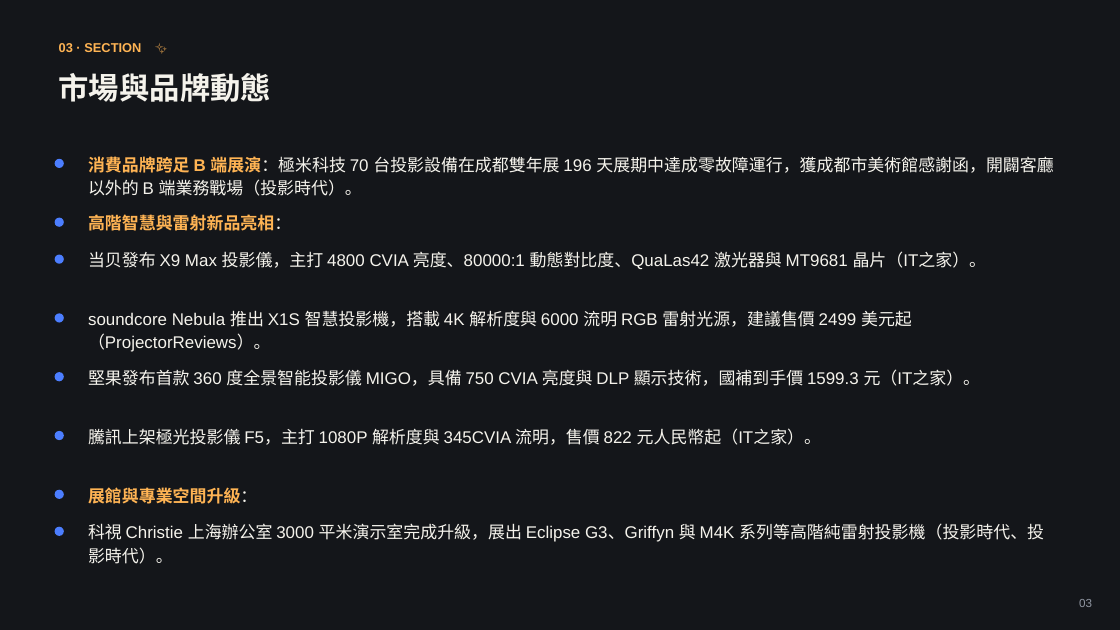
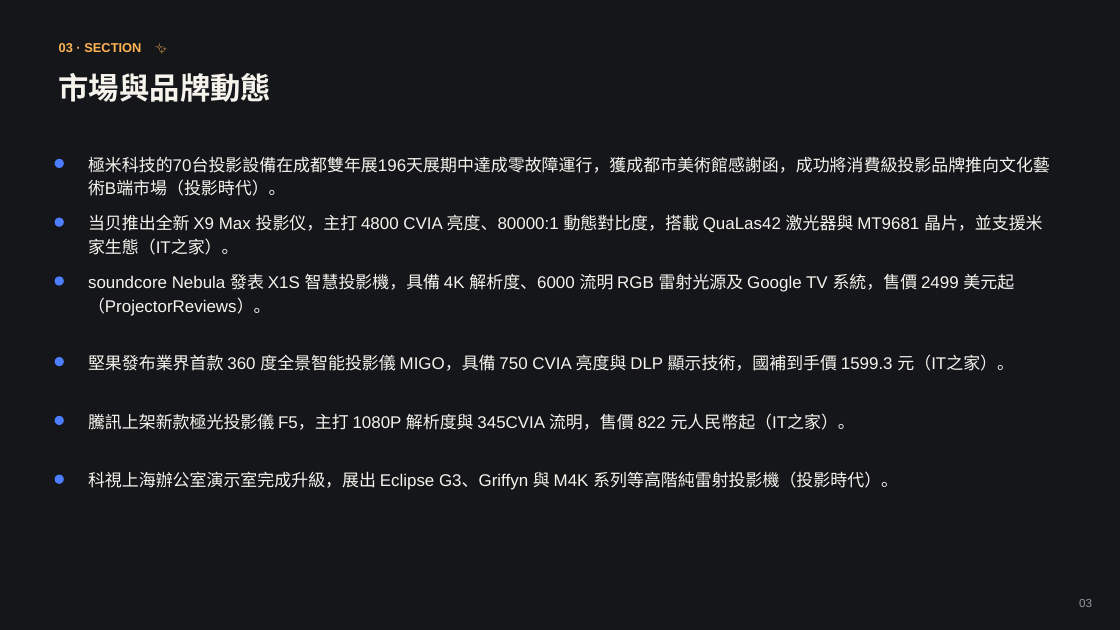
Before and after one commit to coffee30233-gif/Project-Insight, a slide deck: slide 3 of data/reports/2026-W38.pptx. Drawn at 1120x630 pixels with LibreOffice and Linux fonts; fonts in the diff are those of the drawing. Boxes give left, top, right and bottom in pixels: in the first picture for what was removed or moved away, otherwise in the second. Text is boxed around its words. In the diff, an @@ line names an element or a change of style, - is before the commit and + after.

```diff
--- a/data/reports/2026-W38.pptx
+++ b/data/reports/2026-W38.pptx
@@ text at [88, 156, 1050, 196]: text changed @@
-消費品牌跨足 B 端展演：極米科技 70 台投影設備在成都雙年展 196 天展期中達成零故障運行，獲成都市美術館感謝函，開闢客廳以外的 B 端業務戰場（投影時代）。
+極米科技的70台投影設備在成都雙年展196天展期中達成零故障運行，獲成都市美術館感謝函，成功將消費級投影品牌推向文化藝術B端市場（投影時代）。
@@ text at [88, 214, 1043, 255]: text changed @@
-当贝發布 X9 Max 投影儀，主打 4800 CVIA 亮度、80000:1 動態對比度、QuaLas42 激光器與 MT9681 晶片（IT之家）。
+当贝推出全新 X9 Max 投影仪，主打 4800 CVIA 亮度、80000:1 動態對比度，搭載 QuaLas42 激光器與 MT9681 晶片，並支援米家生態（IT之家）。
@@ text removed at [88, 214, 291, 231] @@
-高階智慧與雷射新品亮相：
@@ ellipse: place and size @@
-ellipse at [55, 255, 64, 264]
+ellipse at [55, 276, 64, 286]
@@ text at [88, 273, 1014, 316]: text changed @@
-soundcore Nebula 推出 X1S 智慧投影機，搭載 4K 解析度與 6000 流明 RGB 雷射光源，建議售價 2499 美元起（ProjectorReviews）。
+soundcore Nebula 發表 X1S 智慧投影機，具備 4K 解析度、6000 流明 RGB 雷射光源及 Google TV 系統，售價 2499 美元起（ProjectorReviews）。
@@ text at [88, 354, 1014, 371]: text changed @@
-堅果發布首款 360 度全景智能投影儀 MIGO，具備 750 CVIA 亮度與 DLP 顯示技術，國補到手價 1599.3 元（IT之家）。
+堅果發布業界首款 360 度全景智能投影儀 MIGO，具備 750 CVIA 亮度與 DLP 顯示技術，國補到手價 1599.3 元（IT之家）。
@@ 3 ellipses: place and size @@
-3 ellipses at [55, 313, 64, 440]
+3 ellipses at [55, 357, 64, 484]
@@ text at [88, 413, 855, 430]: text changed @@
-騰訊上架極光投影儀 F5，主打 1080P 解析度與 345CVIA 流明，售價 822 元人民幣起（IT之家）。
+騰訊上架新款極光投影儀 F5，主打 1080P 解析度與 345CVIA 流明，售價 822 元人民幣起（IT之家）。
@@ text at [88, 471, 898, 490]: text changed @@
-科視 Christie 上海辦公室 3000 平米演示室完成升級，展出 Eclipse G3、Griffyn 與 M4K 系列等高階純雷射投影機（投影時代、投影時代）。
+科視上海辦公室演示室完成升級，展出 Eclipse G3、Griffyn 與 M4K 系列等高階純雷射投影機（投影時代）。
@@ ellipse removed at [55, 490, 64, 499] @@
@@ text removed at [88, 487, 257, 504] @@
-展館與專業空間升級：
@@ ellipse removed at [55, 527, 64, 536] @@
```
Also in this commit, not shown: 4 other slides changed, 5 other files.
